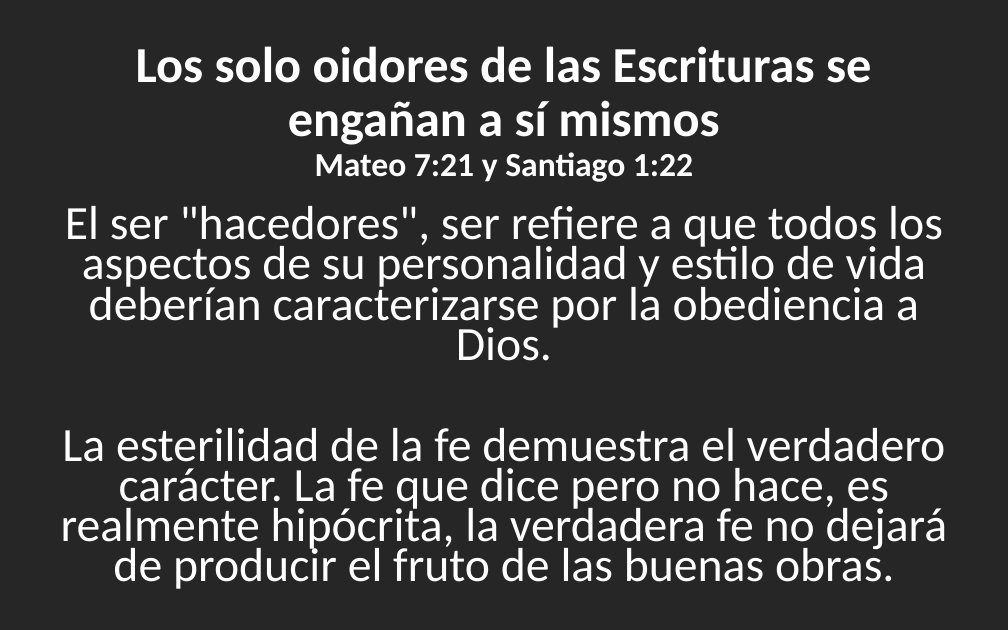
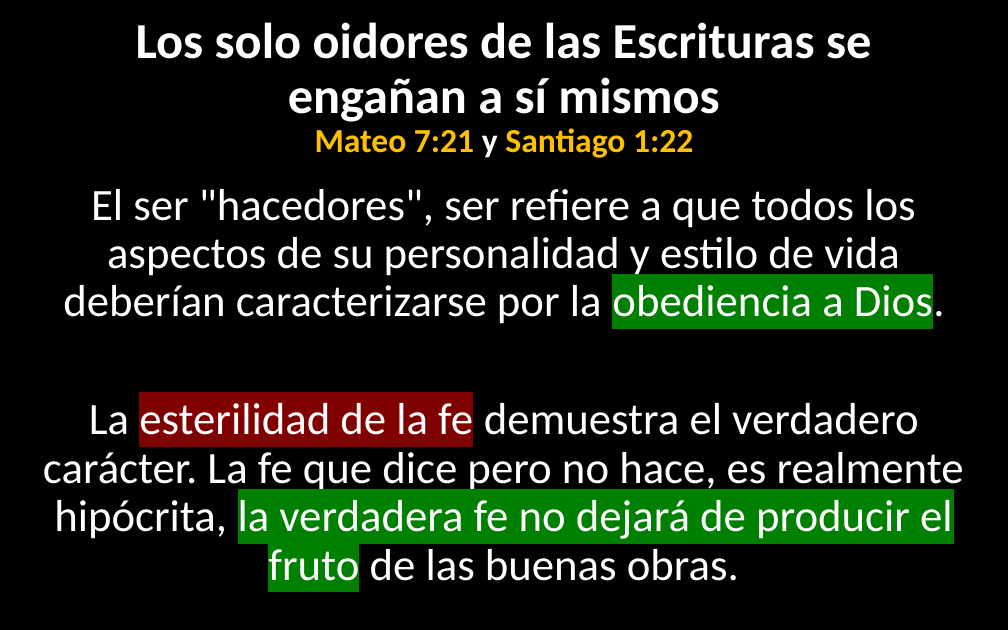
Before and after one commit to CreyTuning/documents, a slide deck: slide 9 of slideshow/Teologia Sistematica y Biblica - Myer Pearlman/Clases/3. Las Escrituras.pptx. Drawn at 1008x630 pixels with LibreOffice and Linux fonts; fonts in the diff are those of the drawing. Boxes give left, top, right and bottom in pixels: in the first picture for what was removed or moved away, otherwise in the second. Text is boxed around its words. In the diff, an @@ line names an element or a change of style, - is before the commit and + after.

Commit message:
3. Las Escrituras [adding styles]

```diff
--- a/slideshow/Teologia Sistematica y Biblica - Myer Pearlman/Clases/3. Las Escrituras.pptx
+++ b/slideshow/Teologia Sistematica y Biblica - Myer Pearlman/Clases/3. Las Escrituras.pptx
@@ background #262626 to #000000 @@
@@ title "Los solo oidores de las ...": place and size @@
-title "Los solo oidores de las ..." at (136,46,871,182)
+title "Los solo oidores de las ..." at (136,22,871,158)
@@ title "Los solo oidores de las ..." at (136,22,871,158): text colour #FFFFFF to #FFC000 in "Mateo 7:21 Santiago 1:22" @@
@@ text "El ser "hacedores", ser refiere ...": place and size @@
-text "El ser "hacedores", ser refiere ..." at (61,206,948,589)
+text "El ser "hacedores", ser refiere ..." at (43,189,964,581)
@@ text "El ser "hacedores", ser refiere ..." at (43,189,964,581): size 34.1 to 32 pt; highlight none to #008000 in "obediencia a Dios.", "la verdadera fe no dejará de producir ..."; highlight none to #800000 in "esterilidad de la fe"; line spacing 0.7 to 0.9 @@
```
Also in this commit, not shown: 10 other slides changed.
